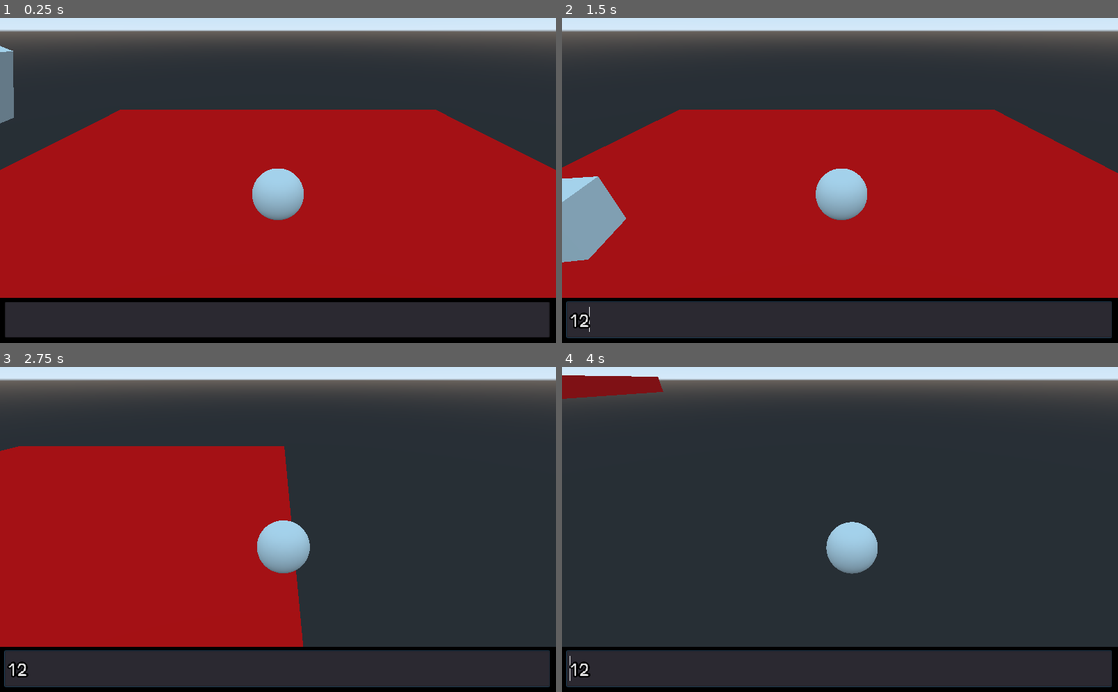
Above: before the commit, frames 1-4 (two rows, left to right).
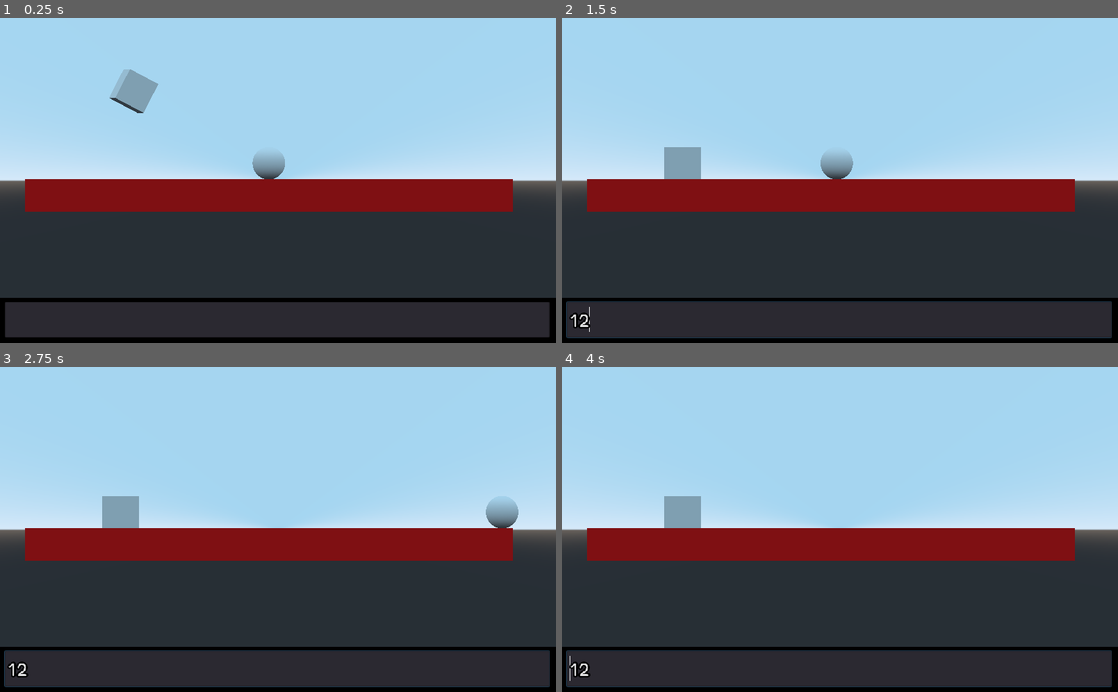
Above: after the commit, the same moments.

Repository: toimisto/rollballgenesis
Game: Godot game, scene res://Main.tscn
Two runs of this game, one before a commit and one after it. Both use one fixed random seed, a clock stepped at 60 frames per second and the inputs below.
Inputs (mouse positions are in pixels of both pictures, inside the frame that each line leads up to):
- Up to frame 1 (0.25 s): no input
- Up to frame 2 (1.5 s): click (840, 320) at 0.52 s; type "12" at 0.6 s; hold Right (ui_right) from 1.28 s (still down)
- Up to frame 3 (2.75 s): release Right (ui_right) at 2.03 s; hold Down (ui_down) from 2.03 s (still down)
- Up to frame 4 (4 s): release Down (ui_down) at 2.78 s; hold Right (ui_right) 2.78-3.53 s; hold Up (ui_up) from 3.53 s (still down)

The runs differ from the first frame. In frame 1, 86% of the frame differs, in the area x 0-100%, y 0-87%; in frame 2, 86%; in frame 3, 73%; in frame 4, 59%.

Commit message:
Add 2D mode

Diff:
--- /dev/null
+++ b/Camera.gd
@@ -0,0 +1,9 @@
+extends Camera
+
+# Declare member variables here. Examples:
+# var a = 2
+# var b = "text"
+
+# Called when the node enters the scene tree for the first time.
+func _ready():
+    camera.makecurrent()
--- a/Level.gd
+++ b/Level.gd
@@ -3,15 +3,21 @@
 # Declare member variables here. Examples:
 # var a = 2
 # var b = "text"
+var DIM = 2
 
 # Called when the node enters the scene tree for the first time.
 func _ready():
-    pass # Replace with function body.
+    SelectCamera(DIM)
 
 # Called every frame. 'delta' is the elapsed time since the previous frame.
 #func _process(delta):
 #    pass
 
+func SelectCamera(dimension):
+    if dimension == 2:
+        $Camera2D.make_current()
+    elif dimension == 3:
+        $Shinji/Camera.make_current()
 
 func _on_Control_killshinji():
     if $Floor:
--- a/Level.tscn
+++ b/Level.tscn
@@ -51,3 +51,8 @@
 [node name="Camera" type="Camera" parent="Shinji"]
 transform = Transform( 1, 0, 0, 0, 0.839874, 0.542782, 0, -0.542782, 0.839874, 0, 4.34049, 7.28941 )
 script = ExtResource( 4 )
+
+[node name="Camera2D" type="Camera" parent="."]
+transform = Transform( 1, 0, 0, 0, 1, 0, 0, 0, 1, 0.563446, 0, 40.922 )
+projection = 1
+size = 20.0
--- a/assets/Shinji.tscn
+++ b/assets/Shinji.tscn
@@ -1,18 +1,21 @@
-[gd_scene load_steps=4 format=2]
+[gd_scene load_steps=5 format=2]
 
-[sub_resource type="SphereShape" id=5]
+[sub_resource type="PhysicsMaterial" id=1]
 
-[sub_resource type="SpatialMaterial" id=4]
+[sub_resource type="SphereShape" id=2]
+
+[sub_resource type="SpatialMaterial" id=3]
 flags_transparent = true
 
-[sub_resource type="SphereMesh" id=3]
-material = SubResource( 4 )
+[sub_resource type="SphereMesh" id=4]
+material = SubResource( 3 )
 
 [node name="Shinji" type="RigidBody"]
+physics_material_override = SubResource( 1 )
 
 [node name="CollisionShape" type="CollisionShape" parent="."]
-shape = SubResource( 5 )
+shape = SubResource( 2 )
 
 [node name="MeshInstance" type="MeshInstance" parent="."]
-mesh = SubResource( 3 )
+mesh = SubResource( 4 )
 material/0 = null
--- a/scripts/Shinji.gd
+++ b/scripts/Shinji.gd
@@ -8,6 +8,10 @@
 func _physics_process(delta):
     var xSpeed = Input.get_action_strength("ui_right") - Input.get_action_strength("ui_left")
     var zSpeed = Input.get_action_strength("ui_down") - Input.get_action_strength("ui_up")
+
+    if get_parent().DIM == 2:
+        set_axis_lock(4, 1)
+
     var movementVec = Vector3(xSpeed, 0, zSpeed) * movementSpeed
 
     add_central_force(movementVec)
